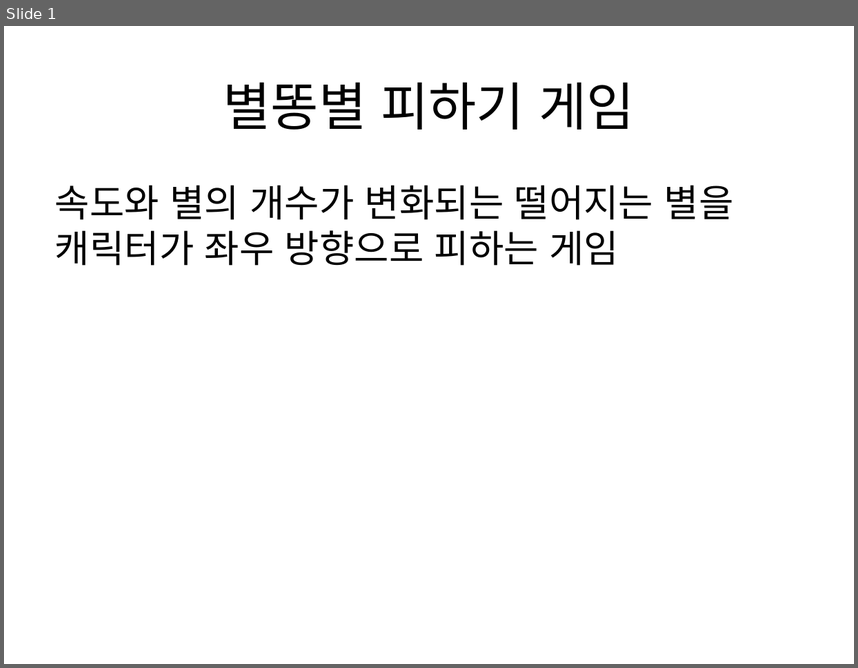
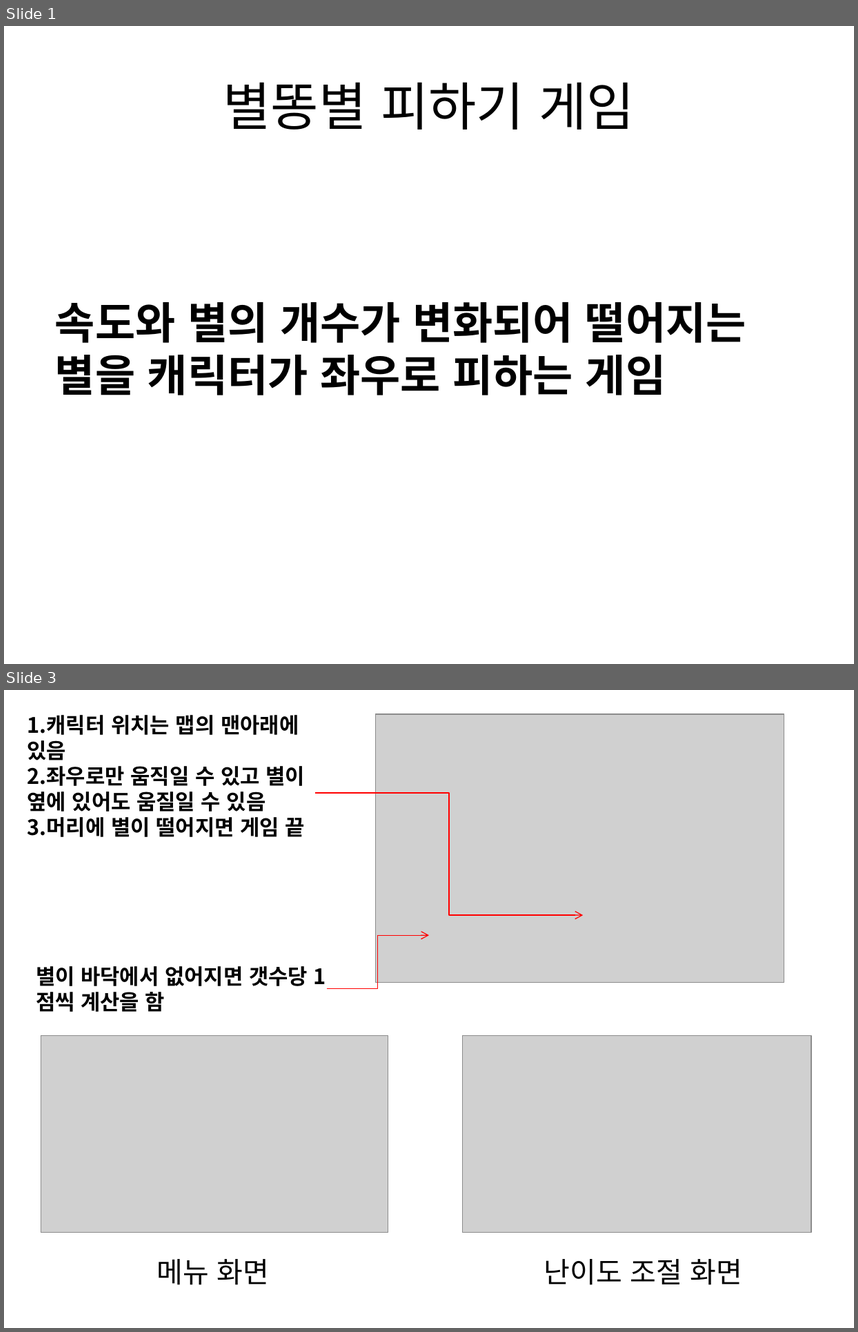
Before and after one commit to wkrehd/c, a slide deck: hellow world만들기/별똥별피하기게임/별똥별 피하기 게임.pptx. Shown one above the other, each under a label of ours: slide 1 before the commit, slides 1 and 3 after it; the slides between them are not shown. The pictures are 858x668 and 858x1332 pixels, drawn with LibreOffice and Linux fonts; fonts in the diff are those of the drawing; grey boxes stand for pictures. Boxes give left, top, right and bottom in pixels: in the first picture for what was removed or moved away, otherwise in the second. Text is boxed around its words. In the diff, an @@ line names an element or a change of style, - is before the commit and + after.

Commit message:
2023/5/30
별똥별 피하기 기획서 완
for(y=0; y<height; y++)
맵[y][num]값에 y++이 되면
맵[y+1][num]배열에 저장이 되는가?

```diff
--- a/hellow world만들기/별똥별피하기게임/별똥별 피하기 게임.pptx
+++ b/hellow world만들기/별똥별피하기게임/별똥별 피하기 게임.pptx
@@ slide 3 added at (4,690,854,1328), background #FFFFFF @@
@@ text added at (27,715,305,837), 18 pt, text #000000, bold @@
+1.캐릭터 위치는 맵의 맨아래에 있음
+2.좌우로만 움직일 수 있고 별이 옆에 있어도 움질일 수 있음
+3.머리에 별이 떨어지면 게임 끝
@@ picture added at (375,715,784,983) @@
@@ elbow arrow added from (315, 793) to (583, 915), #FF0000 0.75 pt @@
@@ elbow arrow added from (326, 988) to (429, 935), #FF0000 0.75 pt @@
@@ text added at (36,966,308,1012), 18 pt, text #000000, bold @@
+별이 바닥에서 없어지면 갯수당 1점씩 계산을 함
@@ picture added at (41,1035,388,1232) @@
@@ picture added at (462,1035,811,1232) @@
@@ text added at (156,1259,269,1285), 24 pt, text #000000 @@
+메뉴 화면
@@ text added at (544,1259,743,1285), 24 pt, text #000000 @@
+난이도 조절 화면
@@ slide 1 changed as well @@
@@ text at (55,302,746,395): text changed; size 32 to 37 pt; bold on @@
-속도와 별의 개수가 변화되는 떨어지는 별을 캐릭터가 좌우 방향으로 피하는 게임
+속도와 별의 개수가 변화되어 떨어지는 별을 캐릭터가 좌우로 피하는 게임
```
Also in this commit, not shown: 1 other slide changed, 2 other slides added, 1 slide removed, 6 other files.
